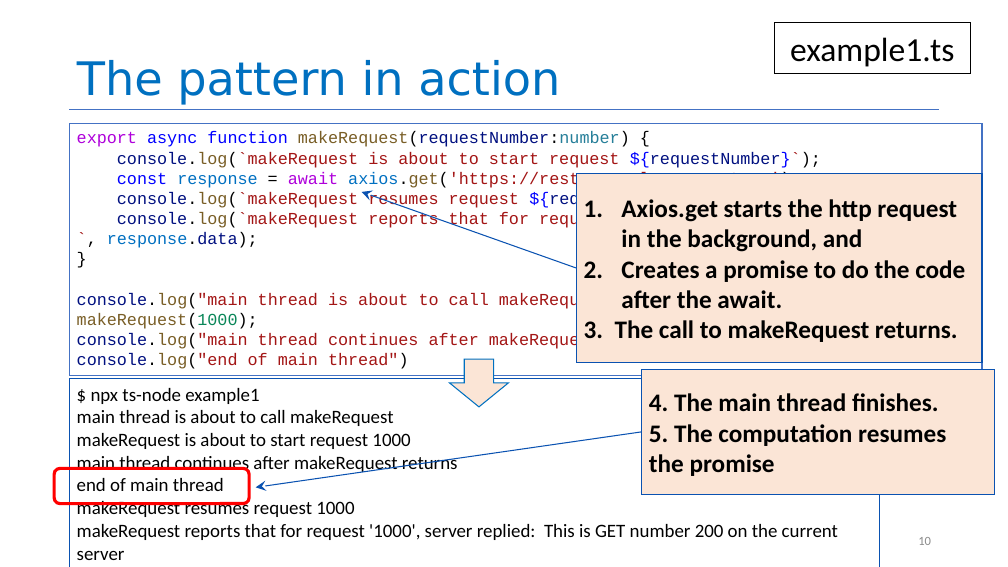
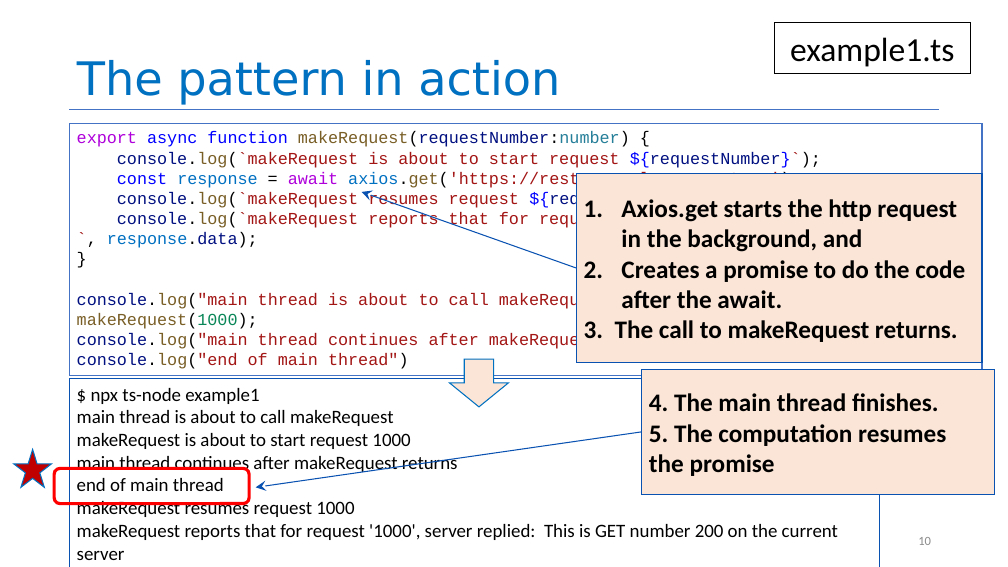
Before and after one commit to neu-se/CS4530-Spring-2023, a slide deck: slide 10 of Slides/Module 05 Concurrency Patterns in Typescript.pptx. Drawn at 1008x567 pixels with LibreOffice and Linux fonts; fonts in the diff are those of the drawing. Boxes give left, top, right and bottom in pixels: in the first picture for what was removed or moved away, otherwise in the second. Text is boxed around its words. In the diff, an @@ line names an element or a change of style, - is before the commit and + after.

```diff
--- a/Slides/Module 05 Concurrency Patterns in Typescript.pptx
+++ b/Slides/Module 05 Concurrency Patterns in Typescript.pptx
@@ star added at (14, 450, 51, 488), fill #C00000, outline #0070C0 1 pt @@
```
Also in this commit, not shown: 10 other slides changed, 1 other file.
